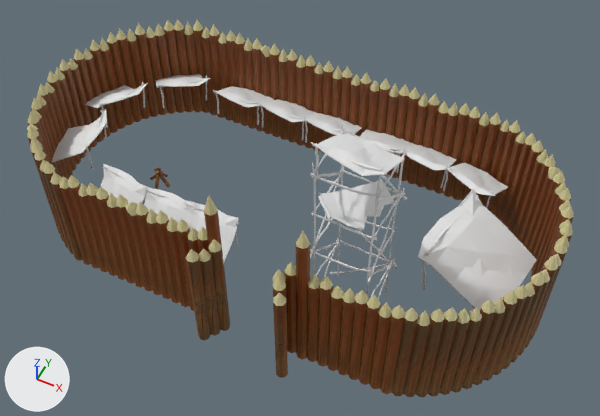
What one commit did to the Blender file Assets/Project Assets/Structures/Tent.blend.
The view is the same before and after, from a 50 mm camera at (10.0, -18.0, 24.0) aimed at (1.2, -0.3, 2.0). Arrows for +X, +Y and +Z are at lower left; the lights stay in place.
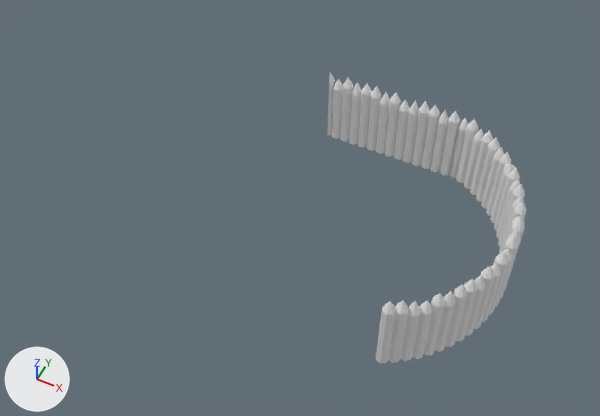
Where the change shows, as pixel boxes [x1, y1, x2, y2] in the pictures (600 x 416 px):
'Cylinder.001', reshaped, moved, turned, rescaled, modifiers changed
    before: [27, 19, 210, 260]
    after: [327, 72, 526, 363]
'Cylinder.003', deleted (brown)
    before: [59, 175, 405, 394]
'Cylinder.002', hidden (brown)
    before: [392, 120, 574, 397]
'Cylinder.000', hidden (brown)
    before: [201, 24, 501, 201]
'Cube', deleted
    before: [418, 189, 536, 311]
'Cube.005', deleted
    before: [310, 120, 408, 299]
'Cylinder.004', deleted (brown)
    before: [186, 239, 288, 378]
'Cube.015', deleted
    before: [311, 134, 405, 204]
'Cube.012', deleted
    before: [51, 109, 107, 169]
'Cube.007', deleted
    before: [143, 186, 196, 228]
'Cube.010', deleted
    before: [443, 163, 508, 208]
'Cube.011', deleted
    before: [100, 164, 147, 205]
'Cube.006', deleted
    before: [184, 201, 239, 262]
'Cube.009', deleted
    before: [396, 143, 457, 188]
'Cube.002', deleted
    before: [258, 99, 317, 140]
'Cube.003', deleted
    before: [213, 86, 274, 125]
'Cube.001', deleted
    before: [303, 113, 362, 143]
'Cube.013', deleted
    before: [84, 82, 148, 128]
'Cube.008', deleted
    before: [346, 129, 412, 172]
'Cube.004', deleted
    before: [155, 74, 211, 108]
'Cube.014', deleted
    before: [150, 167, 171, 189]
part 3 of me_cylinder_004, added
    after: [327, 72, 526, 363]
part 4 of me_cylinder_004, deleted (brown)
    before: [27, 19, 210, 260]

What changed in the scene script:
```text
Change me_cylinder_004:
    used by ob_cylinder_001; location = (-10.16, 1.19, -1.6); rotation_euler = (0.0, 0.0, 4.712), in degrees (0, 0, 270); scale = (2.31, 2.31, 2.31)
    remove me_cylinder_004.from_pydata(...)  # 534 vertices, 543 faces; spans x -2.81..2.81, y -0.09..0.09, z 0.02..2.19
    remove me_cylinder_004.materials.append(mat_tm_tent_jpg)  # picture img_tm_tent_jpg
    add me_cylinder_004.from_pydata(...)  # 733 vertices, 739 faces, 1 loose edge; spans x -0.67..8.67, y -3.68..6.16, z -0.28..3.03
    me_cylinder_004 part 3: 733 vertices added at x -0.67..8.67, y -3.68..6.16, z -0.28..3.03
    me_cylinder_004 part 4: 534 vertices removed from x -2.81..2.81, y -0.09..0.09, z 0.02..2.19
    add me_cylinder_004.materials.append(mat_tent)  # white #e7e7e7
Change me_cylinder_003:
    used by ob_cylinder_000; location = (-0.09, 6.02, -1.6); rotation_euler = (0.0, 0.0, 3.142), in degrees (0, 0, 180); scale = (2.31, 2.31, 2.31)
    remove me_cylinder_003.from_pydata(...)  # 534 vertices, 543 faces; spans x -2.81..2.81, y -0.09..0.09, z 0.02..2.19
    remove me_cylinder_003.materials.append(mat_tm_tent_jpg)  # picture img_tm_tent_jpg
    add me_cylinder_003.from_pydata(...)  # 2479 vertices, 2418 faces; spans x -0.67..8.67, y -5.04..6.16, z -0.64..4.78
    me_cylinder_003 part 2: 534 vertices removed from x -2.81..2.81, y -0.09..0.09, z 0.02..2.19; 2479 vertices added at x -0.67..8.67, y -5.04..6.16, z -0.64..4.78
    add me_cylinder_003.materials.append(mat_tent)  # white #e7e7e7
Change me_cylinder_002:
    used by ob_cylinder_002; location = (9.98, 1.26, -1.6); rotation_euler = (0.0, 0.0, 1.571), in degrees (0, 0, 90); scale = (2.31, 2.31, 2.31)
    remove me_cylinder_002.from_pydata(...)  # 534 vertices, 543 faces; spans x -2.81..2.81, y -0.09..0.09, z 0.02..2.19
    remove me_cylinder_002.materials.append(mat_tm_tent_jpg)  # picture img_tm_tent_jpg
    add me_cylinder_002.from_pydata(...)  # 5100 vertices, 4999 faces; spans x -7.8..8.67, y -5.04..6.16, z -0.64..7.82
    me_cylinder_002 part 1: 534 vertices removed from x -2.81..2.81, y -0.09..0.09, z 0.02..2.19; 5100 vertices added at x -7.8..8.67, y -5.04..6.16, z -0.64..7.82
    add me_cylinder_002.materials.append(mat_tent)  # white #e7e7e7
Remove ob_cube_015:
    ob_cube_015 = bpy.data.objects.new('Cube.015', me_cube_014)
Remove ob_cube_014:
    ob_cube_014 = bpy.data.objects.new('Cube.014', me_cube)
Remove ob_cylinder_004:
    ob_cylinder_004 = bpy.data.objects.new('Cylinder.004', me_cylinder_006)
Remove ob_cube_013:
    ob_cube_013 = bpy.data.objects.new('Cube.013', me_cube_013)
Remove ob_cube_012:
    ob_cube_012 = bpy.data.objects.new('Cube.012', me_cube_012)
Remove ob_cube_011:
    ob_cube_011 = bpy.data.objects.new('Cube.011', me_cube_011)
Remove ob_cube_010:
    ob_cube_010 = bpy.data.objects.new('Cube.010', me_cube_010)
Remove ob_cube_009:
    ob_cube_009 = bpy.data.objects.new('Cube.009', me_cube_009)
Remove ob_cube_008:
    ob_cube_008 = bpy.data.objects.new('Cube.008', me_cube_008)
Remove ob_cube_007:
    ob_cube_007 = bpy.data.objects.new('Cube.007', me_cube_007)
Remove ob_cube_006:
    ob_cube_006 = bpy.data.objects.new('Cube.006', me_cube_006)
Remove ob_cube_005:
    ob_cube_005 = bpy.data.objects.new('Cube.005', me_cube_005)
Remove ob_cube_004:
    ob_cube_004 = bpy.data.objects.new('Cube.004', me_cube_004)
Remove ob_cube_003:
    ob_cube_003 = bpy.data.objects.new('Cube.003', me_cube_003)
Remove ob_cube_002:
    ob_cube_002 = bpy.data.objects.new('Cube.002', me_cube_002)
Remove ob_cylinder_003:
    ob_cylinder_003 = bpy.data.objects.new('Cylinder.003', me_cylinder_005)
Change ob_cylinder_001:
    ob_cylinder_001.rotation_euler: (0.0, 0.0, 4.712) -> (0.0, 0.0, 0.0)  # degrees (0, 0, 270) -> degrees (0, 0, 0)
    ob_cylinder_001.scale: (2.31, 2.31, 2.31) -> (1.0, 1.0, 1.0)
    remove _m = ob_cylinder_001.modifiers.new('SimpleDeform', 'SIMPLE_DEFORM')
    remove _m.deform_method = 'BEND'
    remove _m.deform_axis = 'Z'
    remove _m.factor = 2.537
    remove _m.angle = 2.537
    ob_cylinder_001.location: (-10.16, 1.19, -1.6) -> (0.0, 0.0, 0.0)
Change ob_cylinder_000:
    ob_cylinder_000.rotation_euler: (0.0, 0.0, 3.142) -> (0.0, 0.0, 0.0)  # degrees (0, 0, 180) -> degrees (0, 0, 0)
    ob_cylinder_000.scale: (2.31, 2.31, 2.31) -> (1.0, 1.0, 1.0)
    ob_cylinder_000.location: (-0.09, 6.02, -1.6) -> (0.0, 0.0, 0.0)
    add ob_cylinder_000.hide_set(True)  # its collection is switched off
Remove ob_cube_001:
    ob_cube_001 = bpy.data.objects.new('Cube.001', me_cube_000)
Change ob_cylinder_002:
    ob_cylinder_002.rotation_euler: (0.0, 0.0, 1.571) -> (0.0, 0.0, 0.0)  # degrees (0, 0, 90) -> degrees (0, 0, 0)
    ob_cylinder_002.scale: (2.31, 2.31, 2.31) -> (1.0, 1.0, 1.0)
    remove _m = ob_cylinder_002.modifiers.new('SimpleDeform', 'SIMPLE_DEFORM')
    remove _m.deform_method = 'BEND'
    remove _m.deform_axis = 'Z'
    remove _m.factor = 2.537
    remove _m.angle = 2.537
    ob_cylinder_002.location: (9.98, 1.26, -1.6) -> (0.0, 0.0, 0.0)
    add ob_cylinder_002.hide_set(True)  # its collection is switched off
Remove ob_cube:
    ob_cube = bpy.data.objects.new('Cube', me_cube_001)
```
